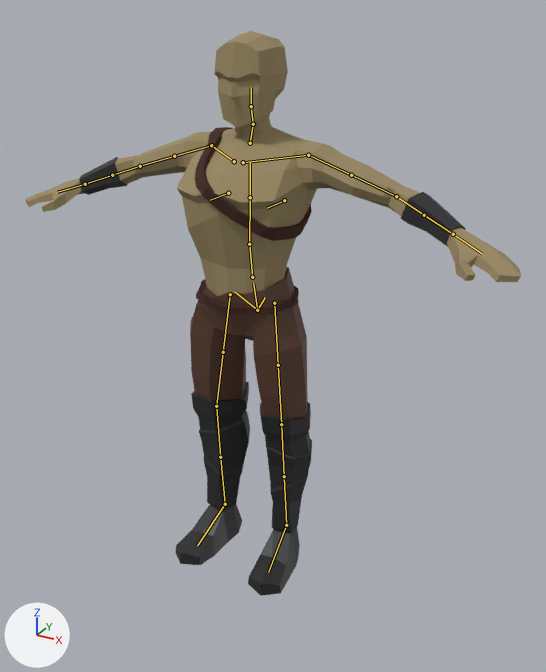
The glTF model assets/meshes/player/Player.glb, before and after one commit.
The view is the same before and after, from a 50 mm lens placed at (1.257, -2.124, 1.984), pointed at (0.117, -0.051, 0.948). Lighting does not change. The marker at lower left points along +X, +Y and +Z. The picture after the commit comes second. The bones that change, and the others that lie on the model, are drawn over the model as lines.

In view in the first picture: 'Body'.
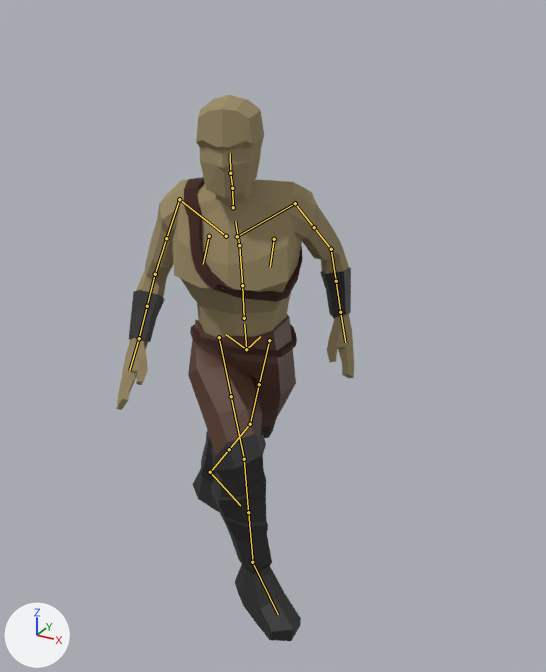
The newer file adds an action. The first version stands in its rest pose; the second is drawn at frame 11 of the action 'strafe_right'.

Diff of the bpy script that builds the scene:
```diff
--- a/assets/meshes/player/Player.glb.py
+++ b/assets/meshes/player/Player.glb.py
@@ bone_def_spine @@
 bone_def_spine = bpy.data.objects['rig'].pose.bones['DEF-spine']
-bone_def_spine.location = (0.0, 0.0, 0.0)
-bone_def_spine.rotation_quaternion = (1.0, 0.0, 0.0, 0.0)  # degrees (0, 0, 0)
+bone_def_spine.location = (-0.006, -0.104, 0.102)
+bone_def_spine.rotation_quaternion = (0.984, 0.0, 0.172, -0.044)  # degrees (-1, 20, -5)
@@ bone_def_spine_002 @@
 bone_def_spine_002 = bpy.data.objects['rig'].pose.bones['DEF-spine.002']  # child of 'DEF-spine.001'
-bone_def_spine_002.rotation_quaternion = (1.0, 0.0, 0.0, 0.0)  # degrees (0, 0, 0)
+bone_def_spine_002.rotation_quaternion = (0.989, 0.148, 0.0, 0.0)  # degrees (17, 0, 0)
@@ bone_def_spine_003 @@
 bone_def_spine_003 = bpy.data.objects['rig'].pose.bones['DEF-spine.003']  # child of 'DEF-spine.002'
-bone_def_spine_003.rotation_quaternion = (1.0, 0.0, 0.0, 0.0)  # degrees (0, 0, 0)
+bone_def_spine_003.rotation_quaternion = (0.989, 0.148, 0.0, 0.0)  # degrees (17, 0, 0)
@@ bone_def_upper_arm_l @@
 bone_def_upper_arm_l = bpy.data.objects['rig'].pose.bones['DEF-upper_arm.L']  # child of 'DEF-shoulder.L'
-bone_def_upper_arm_l.rotation_quaternion = (1.0, 0.0, 0.0, 0.0)  # degrees (0, 0, 0)
+bone_def_upper_arm_l.rotation_quaternion = (0.888, -0.074, 0.0, -0.454)  # degrees (-8, -4, -54)
@@ bone_def_forearm_l @@
 bone_def_forearm_l = bpy.data.objects['rig'].pose.bones['DEF-forearm.L']  # child of 'DEF-upper_arm.L'
-bone_def_forearm_l.rotation_quaternion = (1.0, 0.0, 0.0, 0.0)  # degrees (0, 0, 0)
+bone_def_forearm_l.rotation_quaternion = (0.959, 0.281, -0.021, -0.04)  # degrees (33, -1, -5)
@@ bone_def_upper_arm_r @@
 bone_def_upper_arm_r = bpy.data.objects['rig'].pose.bones['DEF-upper_arm.R']  # child of 'DEF-shoulder.R'
-bone_def_upper_arm_r.rotation_quaternion = (1.0, 0.0, 0.0, 0.0)  # degrees (0, 0, 0)
+bone_def_upper_arm_r.rotation_quaternion = (0.905, 0.185, 0.0, 0.382)  # degrees (20, -8, 44)
@@ bone_def_forearm_r @@
 bone_def_forearm_r = bpy.data.objects['rig'].pose.bones['DEF-forearm.R']  # child of 'DEF-upper_arm.R'
-bone_def_forearm_r.rotation_quaternion = (1.0, 0.0, 0.0, 0.0)  # degrees (0, 0, 0)
+bone_def_forearm_r.rotation_quaternion = (0.951, 0.29, 0.085, -0.064)  # degrees (33, 11, -4)
@@ bone_def_spine_004 @@
 bone_def_spine_004 = bpy.data.objects['rig'].pose.bones['DEF-spine.004']  # child of 'DEF-spine.003'
-bone_def_spine_004.rotation_quaternion = (1.0, 0.0, 0.0, 0.0)  # degrees (0, 0, 0)
+bone_def_spine_004.rotation_quaternion = (0.989, -0.148, 0.0, 0.0)  # degrees (-17, 0, 0)
@@ bone_def_spine_006 @@
 bone_def_spine_006 = bpy.data.objects['rig'].pose.bones['DEF-spine.006']  # child of 'DEF-spine.005'
-bone_def_spine_006.rotation_quaternion = (1.0, 0.0, 0.0, 0.0)  # degrees (0, 0, 0)
+bone_def_spine_006.rotation_quaternion = (0.989, -0.148, 0.0, 0.0)  # degrees (-17, 0, 0)
@@ bone_def_thigh_l @@
 bone_def_thigh_l = bpy.data.objects['rig'].pose.bones['DEF-thigh.L']  # child of 'DEF-spine'
-bone_def_thigh_l.rotation_quaternion = (1.0, 0.0, 0.0, 0.0)  # degrees (0, 0, 0)
+bone_def_thigh_l.rotation_quaternion = (0.968, 0.249, 0.0, 0.036)  # degrees (29, -1, 4)
@@ bone_def_thigh_l_001 @@
 bone_def_thigh_l_001 = bpy.data.objects['rig'].pose.bones['DEF-thigh.L.001']  # child of 'DEF-thigh.L'
-bone_def_thigh_l_001.location = (0.0, 0.0, 0.0)
-bone_def_thigh_l_001.rotation_quaternion = (1.0, 0.0, 0.0, 0.0)  # degrees (0, 0, 0)
+bone_def_thigh_l_001.location = (0.0, -0.001, 0.0)
+bone_def_thigh_l_001.rotation_quaternion = (0.993, 0.0, -0.118, 0.0)  # degrees (0, -14, 0)
@@ bone_def_shin_l @@
 bone_def_shin_l = bpy.data.objects['rig'].pose.bones['DEF-shin.L']  # child of 'DEF-thigh.L'
-bone_def_shin_l.location = (0.0, 0.0, 0.0)
-bone_def_shin_l.rotation_quaternion = (1.0, 0.0, 0.0, 0.0)  # degrees (0, 0, 0)
+bone_def_shin_l.location = (0.0, -0.002, 0.0)
+bone_def_shin_l.rotation_quaternion = (0.971, 0.051, -0.228, 0.059)  # degrees (5, -27, 6)
@@ bone_def_shin_l_001 @@
 bone_def_shin_l_001 = bpy.data.objects['rig'].pose.bones['DEF-shin.L.001']  # child of 'DEF-shin.L'
-bone_def_shin_l_001.location = (0.0, 0.0, 0.0)
-bone_def_shin_l_001.rotation_quaternion = (1.0, 0.0, 0.0, 0.0)  # degrees (0, 0, 0)
+bone_def_shin_l_001.location = (0.0, -0.001, 0.0)
+bone_def_shin_l_001.rotation_quaternion = (0.994, 0.0, -0.11, 0.0)  # degrees (0, -13, 0)
@@ bone_def_foot_l @@
 bone_def_foot_l = bpy.data.objects['rig'].pose.bones['DEF-foot.L']  # child of 'DEF-shin.L'
-bone_def_foot_l.location = (0.0, 0.0, 0.0)
-bone_def_foot_l.rotation_quaternion = (1.0, 0.0, 0.0, 0.0)  # degrees (0, 0, 0)
+bone_def_foot_l.location = (0.0, -0.001, -0.002)
+bone_def_foot_l.rotation_quaternion = (0.938, -0.289, -0.061, -0.181)  # degrees (-32, -13, -18)
@@ bone_def_thigh_r @@
 bone_def_thigh_r = bpy.data.objects['rig'].pose.bones['DEF-thigh.R']  # child of 'DEF-spine'
-bone_def_thigh_r.rotation_quaternion = (1.0, 0.0, 0.0, 0.0)  # degrees (0, 0, 0)
+bone_def_thigh_r.rotation_quaternion = (0.918, -0.17, 0.0, -0.358)  # degrees (-18, -7, -42)
@@ bone_def_thigh_r_001 @@
 bone_def_thigh_r_001 = bpy.data.objects['rig'].pose.bones['DEF-thigh.R.001']  # child of 'DEF-thigh.R'
-bone_def_thigh_r_001.location = (0.0, 0.0, 0.0)
-bone_def_thigh_r_001.rotation_quaternion = (1.0, 0.0, 0.0, 0.0)  # degrees (0, 0, 0)
+bone_def_thigh_r_001.location = (0.0, -0.005, 0.0)
+bone_def_thigh_r_001.rotation_quaternion = (0.98, 0.0, -0.199, 0.0)  # degrees (0, -23, 0)
@@ bone_def_shin_r @@
 bone_def_shin_r = bpy.data.objects['rig'].pose.bones['DEF-shin.R']  # child of 'DEF-thigh.R'
-bone_def_shin_r.location = (0.0, 0.0, 0.0)
-bone_def_shin_r.rotation_quaternion = (1.0, 0.0, 0.0, 0.0)  # degrees (0, 0, 0)
+bone_def_shin_r.location = (0.0, -0.009, 0.002)
+bone_def_shin_r.rotation_quaternion = (0.853, 0.321, -0.348, 0.218)  # degrees (36, -47, 13)
@@ bone_def_foot_r @@
 bone_def_foot_r = bpy.data.objects['rig'].pose.bones['DEF-foot.R']  # child of 'DEF-shin.R'
-bone_def_foot_r.location = (0.0, 0.0, 0.0)
-bone_def_foot_r.rotation_quaternion = (1.0, 0.0, 0.0, 0.0)  # degrees (0, 0, 0)
+bone_def_foot_r.location = (0.0, -0.004, -0.009)
+bone_def_foot_r.rotation_quaternion = (0.99, 0.1, -0.072, 0.07)  # degrees (11, -9, 7)
```

Location of each change, (x1, y1, x2, y2) in pixels of the pictures (546 x 672 px):
'Body', posed (52% narrower): before (25, 31, 521, 596); after (116, 95, 354, 641)
bone 'DEF-spine', root to tip: before (257, 310) to (253, 283); after (246, 349) to (244, 324)
bone 'DEF-spine.002', root to tip: before (249, 244) to (250, 197); after (242, 285) to (239, 245)
bone 'DEF-spine.003', root to tip: before (250, 197) to (250, 162); after (239, 245) to (235, 221)
bone 'DEF-upper_arm.L', root to tip: before (308, 155) to (351, 175); after (295, 203) to (314, 227)
bone 'DEF-forearm.L', root to tip: before (396, 196) to (424, 215); after (331, 249) to (336, 281)
bone 'DEF-upper_arm.R', root to tip: before (211, 145) to (174, 156); after (179, 199) to (166, 238)
bone 'DEF-forearm.R', root to tip: before (140, 166) to (112, 175); after (155, 274) to (147, 306)
bone 'DEF-spine.004', root to tip: before (250, 143) to (253, 124); after (233, 207) to (232, 188)
bone 'DEF-spine.006', root to tip: before (251, 106) to (251, 87); after (230, 173) to (230, 153)
bone 'DEF-thigh.L', root to tip: before (274, 303) to (278, 365); after (269, 340) to (259, 385)
bone 'DEF-thigh.L.001', root to tip: before (278, 365) to (281, 424); after (259, 384) to (250, 424)
bone 'DEF-shin.L', root to tip: before (281, 424) to (284, 476); after (250, 424) to (229, 449)
bone 'DEF-shin.L.001', root to tip: before (284, 476) to (286, 525); after (229, 449) to (210, 472)
bone 'DEF-foot.L', root to tip: before (286, 525) to (268, 572); after (210, 472) to (240, 505)
bone 'DEF-thigh.R', root to tip: before (230, 294) to (223, 352); after (219, 337) to (231, 397)
bone 'DEF-thigh.R.001', root to tip: before (223, 352) to (216, 406); after (231, 396) to (244, 460)
bone 'DEF-shin.R', root to tip: before (216, 406) to (220, 457); after (244, 459) to (248, 514)
bone 'DEF-foot.R', root to tip: before (225, 504) to (197, 545); after (252, 562) to (278, 614)
